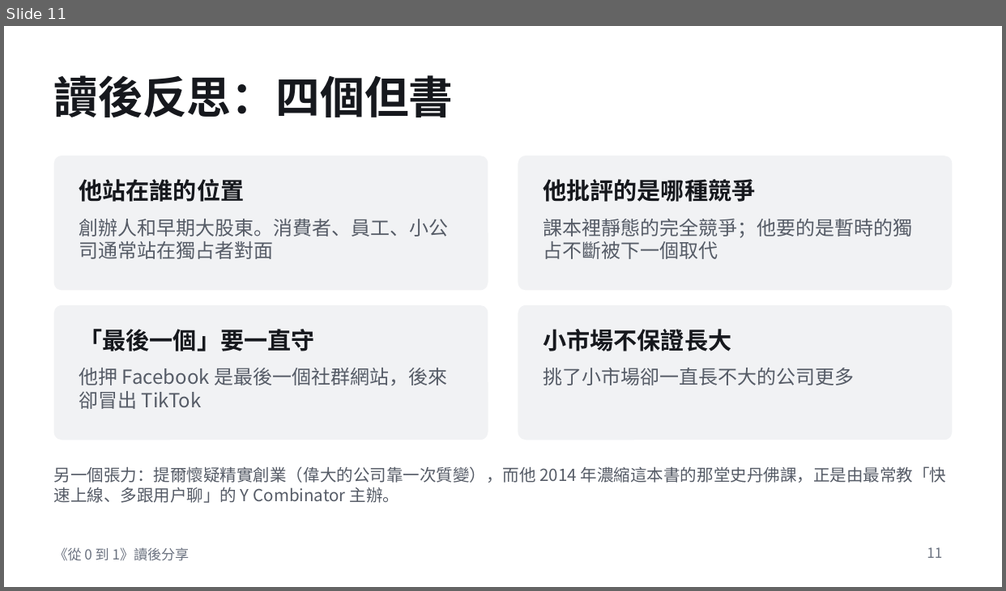
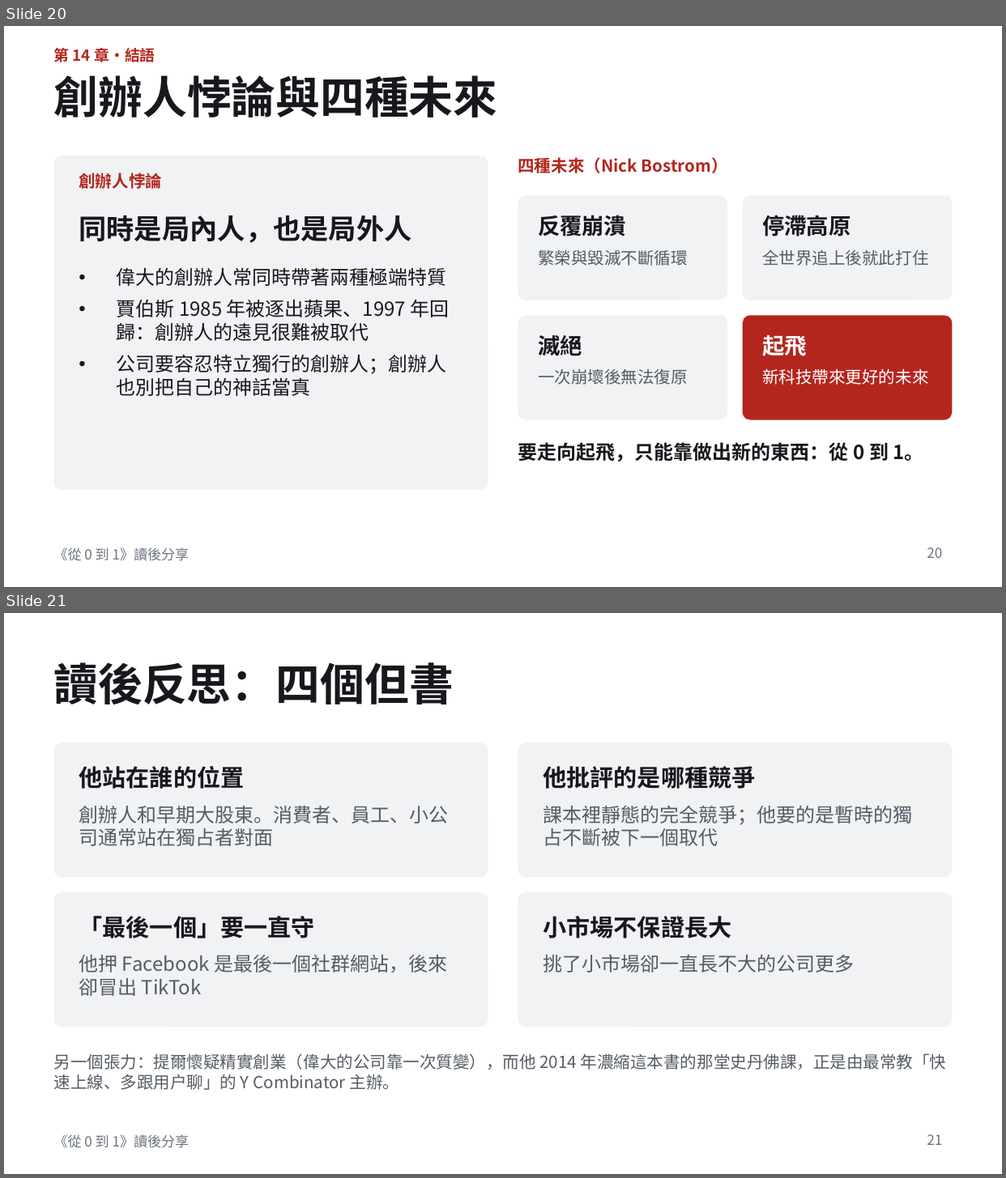
Before and after one commit to LuoGuoFong/TEST, a slide deck: zero-to-one-book-share.pptx. Shown one above the other, each under a label of ours: slide 11 before the commit, slides 20 and 21 after it. The pictures are 1006x591 and 1006x1178 pixels, drawn with LibreOffice and Linux fonts; fonts in the diff are those of the drawing. Boxes give left, top, right and bottom in pixels: in the first picture for what was removed or moved away, otherwise in the second. Text is boxed around its words. In the diff, an @@ line names an element or a change of style, - is before the commit and + after.

```diff
--- a/zero-to-one-book-share.pptx
+++ b/zero-to-one-book-share.pptx
@@ slide 20 added at box(4, 26, 1002, 587), background #FFFFFF; not listed: 1 template element that a slide beside it also shows @@
@@ text added at box(54, 48, 155, 62), 11 pt, text #B3261E, bold @@
+第 14 章・結語
@@ title added at box(54, 75, 498, 118), 32 pt, text #16181D, bold @@
+創辦人悖論與四種未來
@@ rounded rectangle added at box(54, 156, 488, 490), fill #F1F2F4 @@
@@ text added at box(518, 157, 728, 173), 12 pt, text #B3261E, bold @@
+四種未來（Nick Bostrom）
@@ text added at box(79, 173, 162, 189), 12 pt, text #B3261E, bold @@
+創辦人悖論
@@ rounded rectangle added at box(518, 195, 727, 301), fill #F1F2F4 @@
@@ rounded rectangle added at box(743, 195, 952, 301), fill #F1F2F4 @@
@@ text added at box(79, 216, 411, 243), 20 pt, text #16181D, bold @@
+同時是局內人，也是局外人
@@ text added at box(538, 215, 626, 237), 16 pt, text #16181D, bold @@
+反覆崩潰
@@ text added at box(762, 215, 850, 237), 16 pt, text #16181D, bold @@
+停滯高原
@@ text added at box(117, 268, 450, 396), 14 pt, text #16181D @@
+• 偉大的創辦人常同時帶著兩種極端特質
+• 賈伯斯 1985 年被逐出蘋果、1997 年回歸：創辦人的遠見很難被取代
+• 公司要容忍特立獨行的創辦人；創辦人也別把自己的神話當真
@@ text added at box(538, 250, 688, 266), 12 pt, text #555B66 @@
+繁榮與毀滅不斷循環
@@ text added at box(762, 250, 928, 266), 12 pt, text #555B66 @@
+全世界追上後就此打住
@@ rounded rectangle added at box(518, 315, 727, 420), fill #F1F2F4 @@
@@ rounded rectangle added at box(743, 315, 952, 420), fill #B3261E @@
@@ text added at box(538, 335, 582, 356), 16 pt, text #16181D, bold @@
+滅絕
@@ text added at box(762, 335, 807, 356), 16 pt, text #FFFFFF, bold @@
+起飛
@@ text added at box(538, 369, 688, 385), 12 pt, text #555B66 @@
+一次崩壞後無法復原
@@ text added at box(762, 369, 928, 385), 12 pt, text #FFFFFF @@
+新科技帶來更好的未來
@@ text added at box(518, 442, 923, 462), 14 pt, text #16181D, bold @@
+要走向起飛，只能靠做出新的東西：從 0 到 1。
@@ page number added at box(927, 548, 942, 558), 10 pt, text #6B7280 @@
+20
@@ what was slide 11 is now slide 21 @@
@@ page number at box(927, 1135, 942, 1145): text changed @@
-11
+21
```
Also in this commit, not shown: 9 slides changed, 10 other slides added, 1 slide removed.
